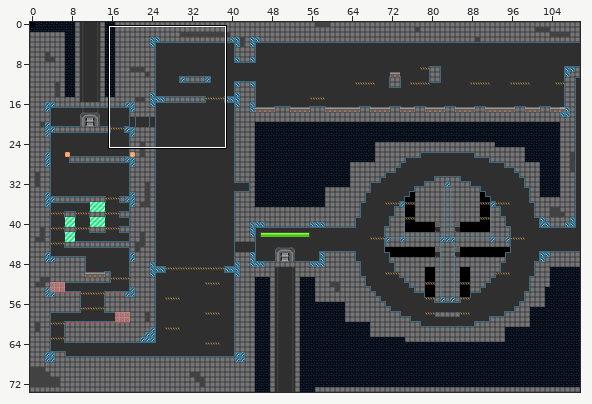
An edit to a level. Tiled map, proj/assets/dat/level7.tmx. The picture above shows the old version from afar; the outline marks the close-up.
Close-up. Earlier state:
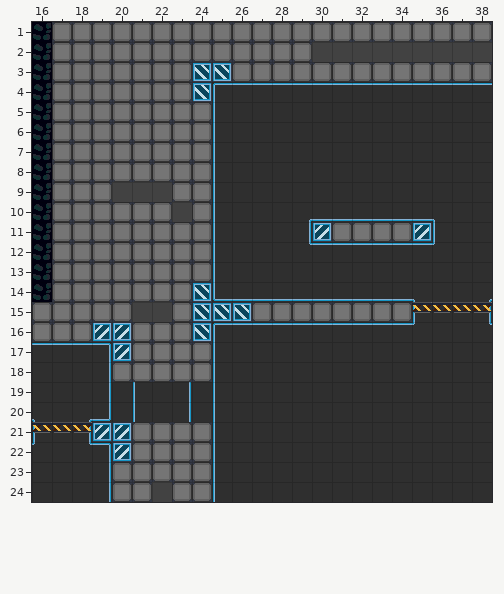
Cells are 20x20 px. Shown: x 16..38, y 1..24. The commit also changed other parts of the map, which this record leaves out.
Now the later version:
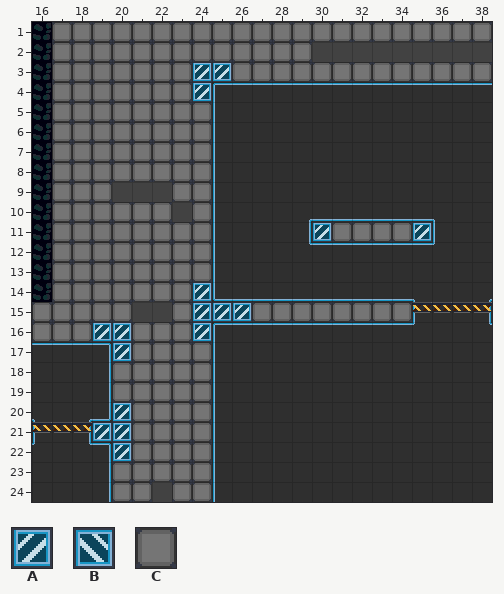
Key: from "defTile": A 19, B 19 turned 90, C 20.
_ is an empty cell, . an unchanged one.
The edit:
--- layer "tile"
@@ x 24..25 @@
- 3 BB
- 4 B.
+ 3 AA
+ 4 A.
@@ x 24..26 @@
-14 B..
-15 BBB
-16 B..
+14 A..
+15 AAA
+16 A..
@@ x 20..24 @@
-19 _____
-20 _____
+19 CCCCC
+20 ACCCC
Where, in picture pixels (left, top, right, bottom), the same in both close-ups:
changed: (194, 63, 231, 101)
changed: (194, 283, 251, 341)
added: (112, 382, 212, 422)
